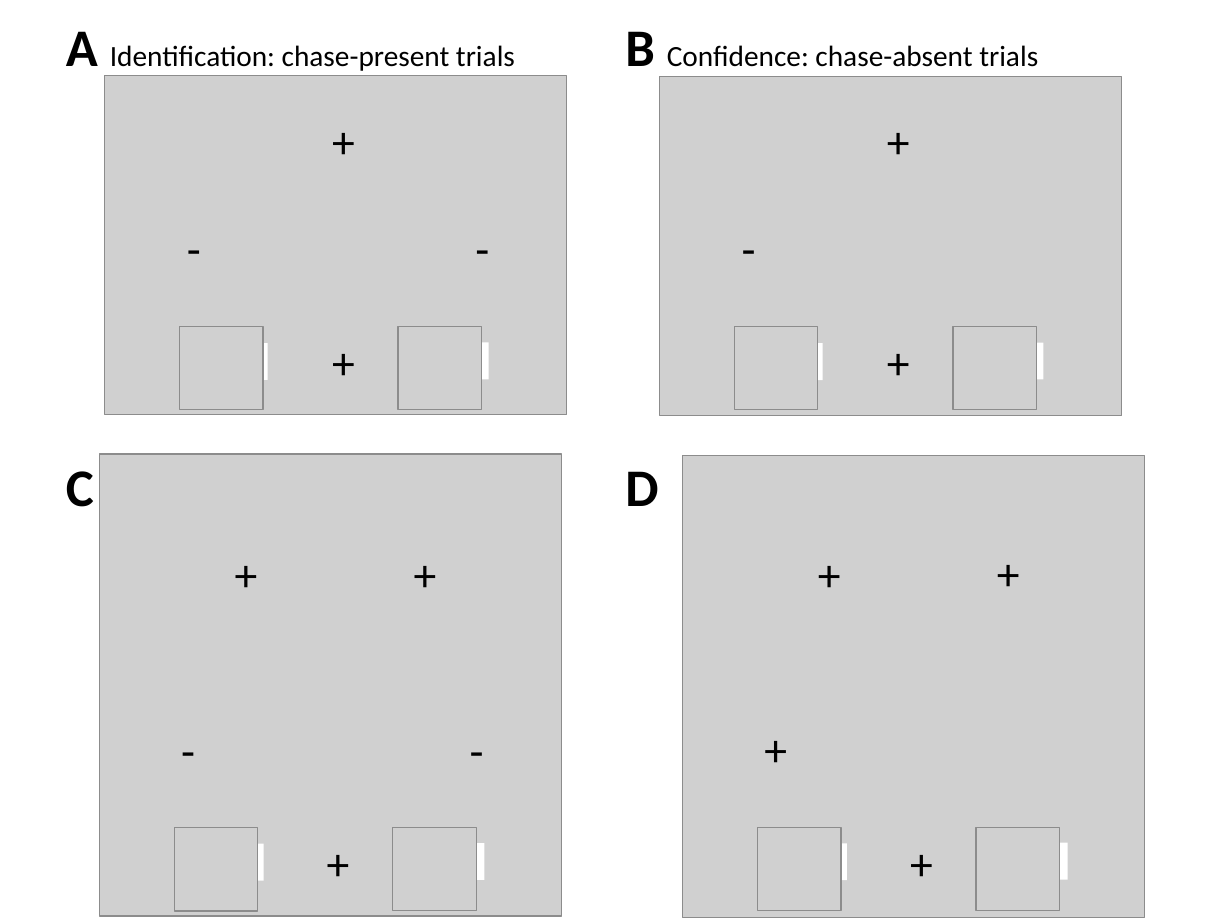
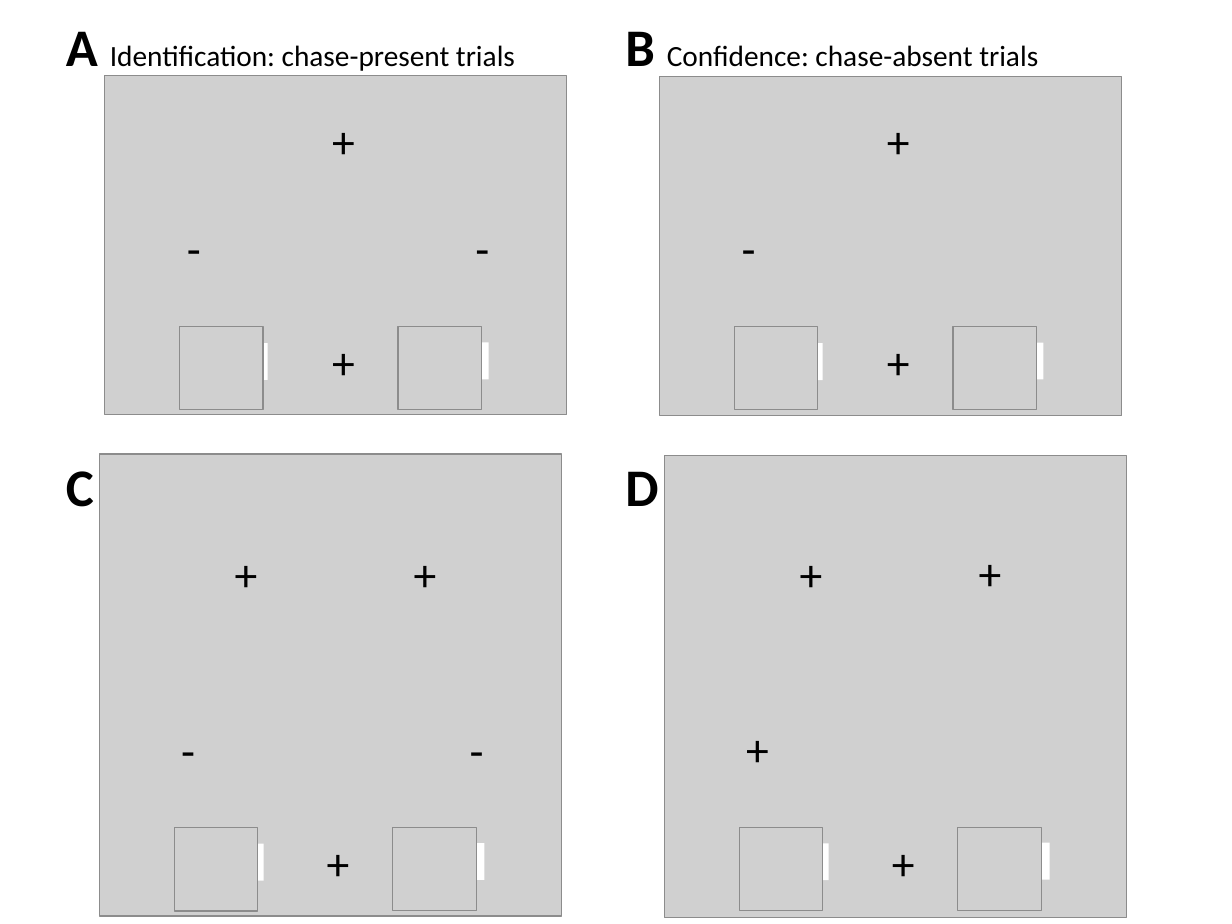
Before and after one commit to santiagocdo/socialHallucinations, a slide deck: slide 1 of figures/figure5.pptx. Drawn at 1232x924 pixels with LibreOffice and Linux fonts; fonts in the diff are those of the drawing; grey boxes stand for pictures. Boxes give left, top, right and bottom in pixels: in the first picture for what was removed or moved away, otherwise in the second. Text is boxed around its words. In the diff, an @@ line names an element or a change of style, - is before the commit and + after.

Commit message:
all updated, now finishing poster

```diff
--- a/figures/figure5.pptx
+++ b/figures/figure5.pptx
@@ ellipse "+": place and size @@
-ellipse "+" at bbox=[746, 726, 790, 770]
+ellipse "+" at bbox=[729, 726, 772, 770]
@@ 3 pictures, 3 ellipses, 2 rectangles: place and size @@
-3 pictures, 3 ellipses, 2 rectangles at bbox=[683, 455, 1145, 918]
+3 pictures, 3 ellipses, 2 rectangles at bbox=[664, 455, 1126, 918]
```
Also in this commit, not shown: 4 other files.
